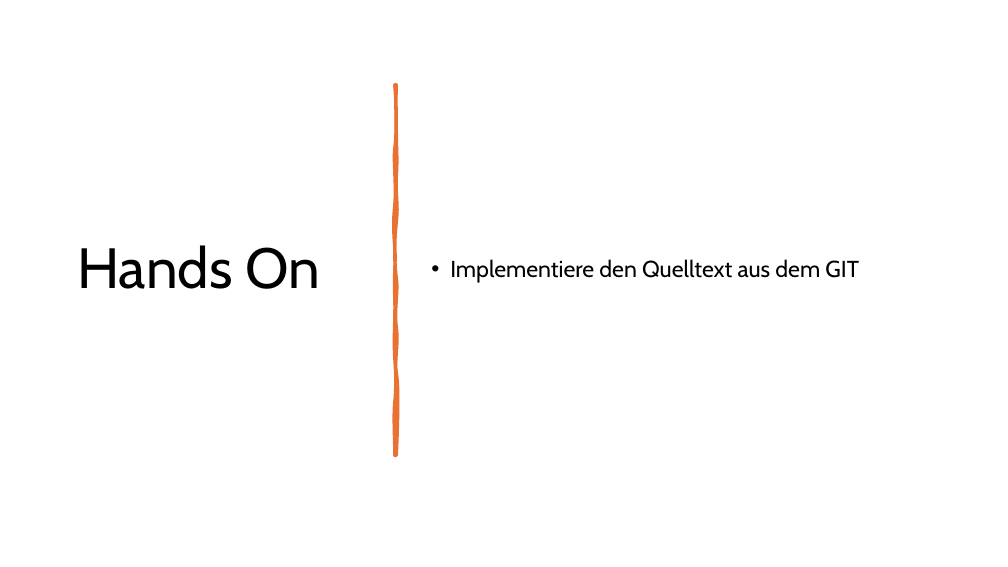
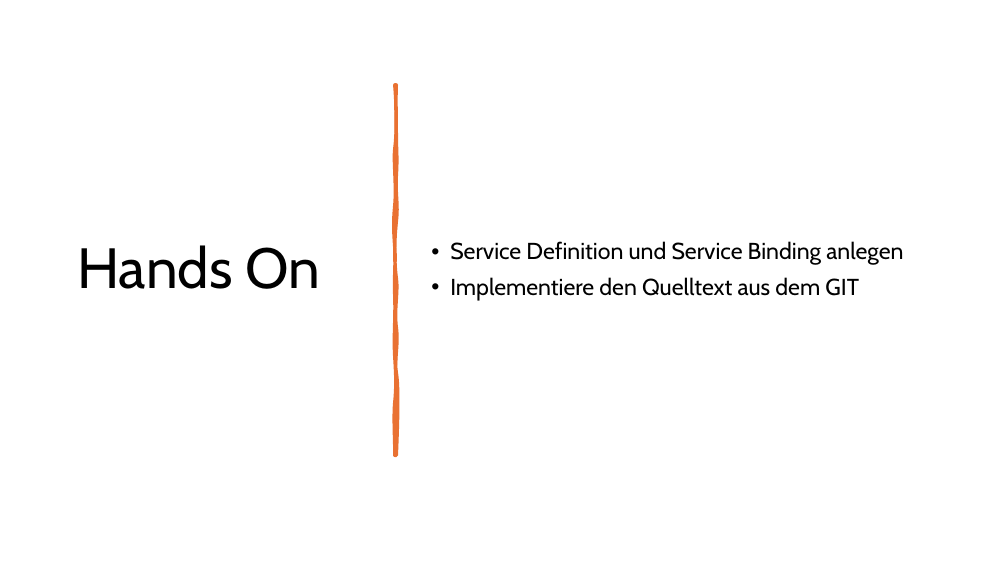
Before and after one commit to MatLange/Schulung, a slide deck: slide 38 of CDS presentation/Tag2_Data Modeling with Core Data Services.pptx. Drawn at 1008x567 pixels with LibreOffice and Linux fonts; fonts in the diff are those of the drawing. Boxes give left, top, right and bottom in pixels: in the first picture for what was removed or moved away, otherwise in the second. Text is boxed around its words. In the diff, an @@ line names an element or a change of style, - is before the commit and + after.

```diff
--- a/CDS presentation/Tag2_Data Modeling with Core Data Services.pptx
+++ b/CDS presentation/Tag2_Data Modeling with Core Data Services.pptx
@@ text at [450, 241, 903, 265]: paragraph added @@
+• Service Definition und Service Binding anlegen
```
Also in this commit, not shown: 1 other slide changed, 1 slide added.
